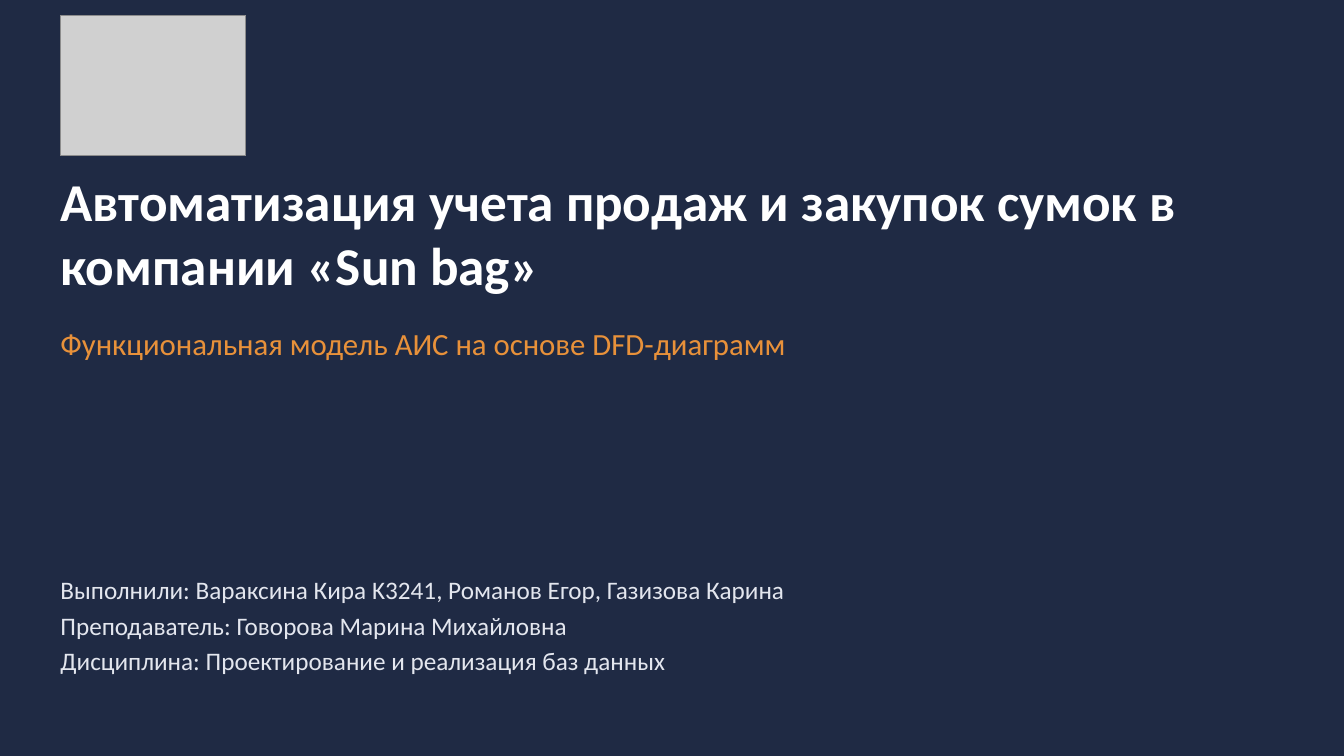
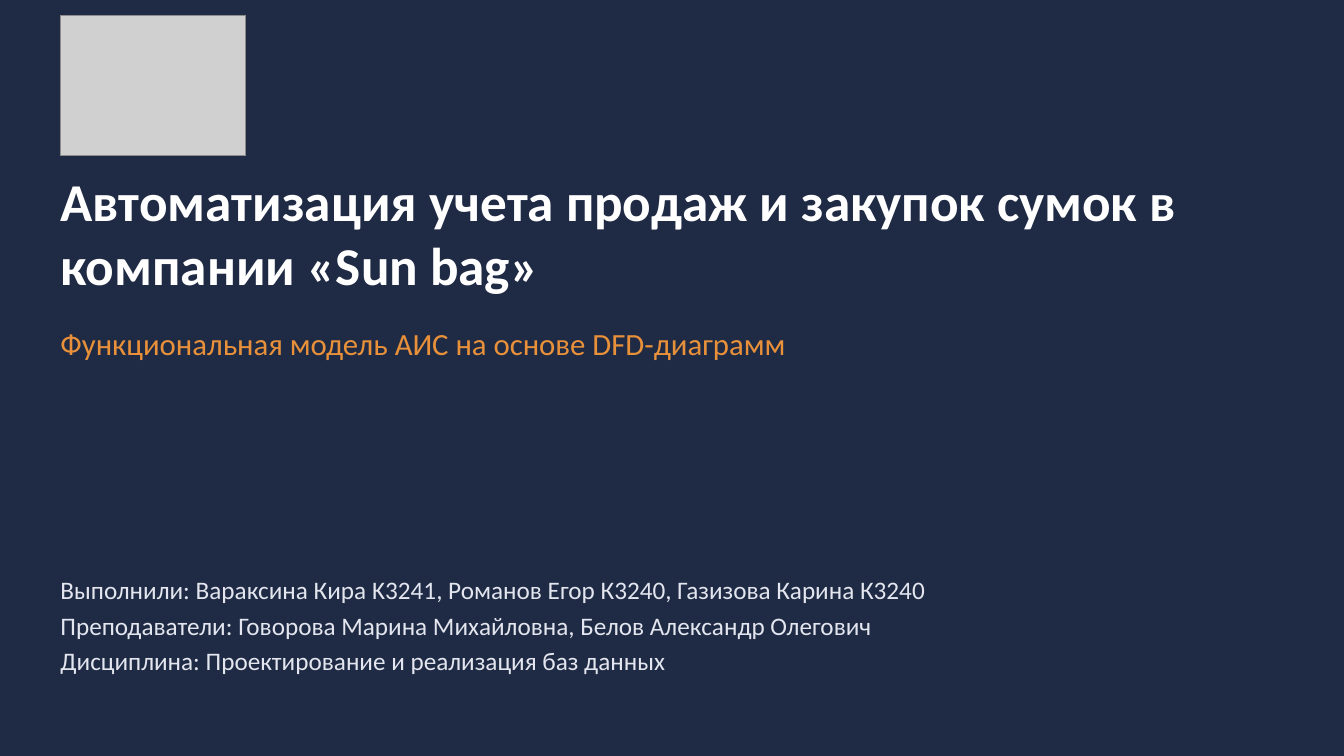
Before and after one commit to ERRomanov/DATABASES_gng, a slide deck: slide 1 of LAB1/Sun_bag_презентация.pptx. Drawn at 1344x756 pixels with LibreOffice and Linux fonts; fonts in the diff are those of the drawing; grey boxes stand for pictures. Boxes give left, top, right and bottom in pixels: in the first picture for what was removed or moved away, otherwise in the second. Text is boxed around its words. In the diff, an @@ line names an element or a change of style, - is before the commit and + after.

Commit message:
fixed presentation

```diff
--- a/LAB1/Sun_bag_презентация.pptx
+++ b/LAB1/Sun_bag_презентация.pptx
@@ text at <box>60,582,925,639</box>: text changed @@
-Выполнили: Вараксина Кира K3241, Романов Егор, Газизова Карина
-Преподаватель: Говорова Марина Михайловна
+Выполнили: Вараксина Кира K3241, Романов Егор К3240, Газизова Карина К3240
+Преподаватели: Говорова Марина Михайловна, Белов Александр Олегович
```
Also in this commit, not shown: 3 other slides changed, 1 slide added, 1 slide removed.
